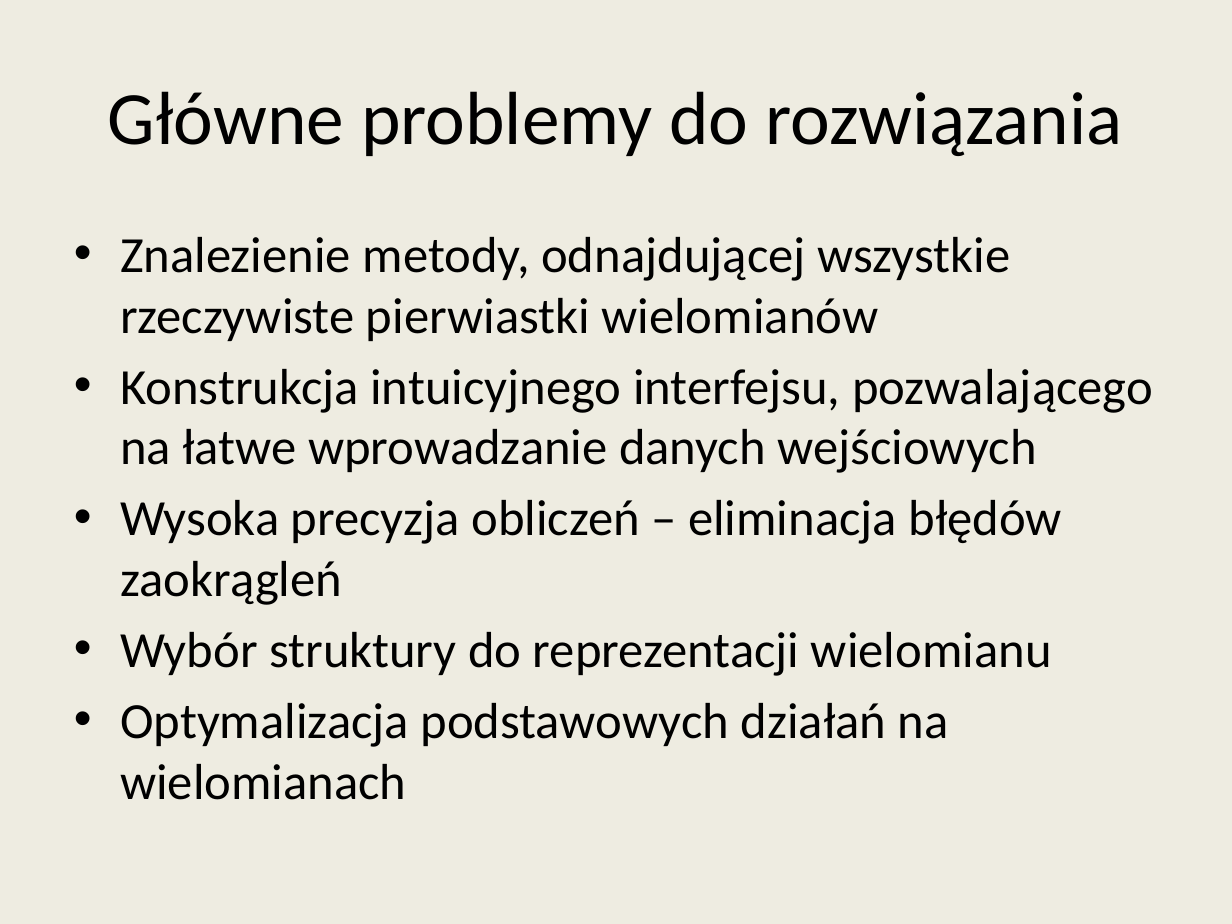
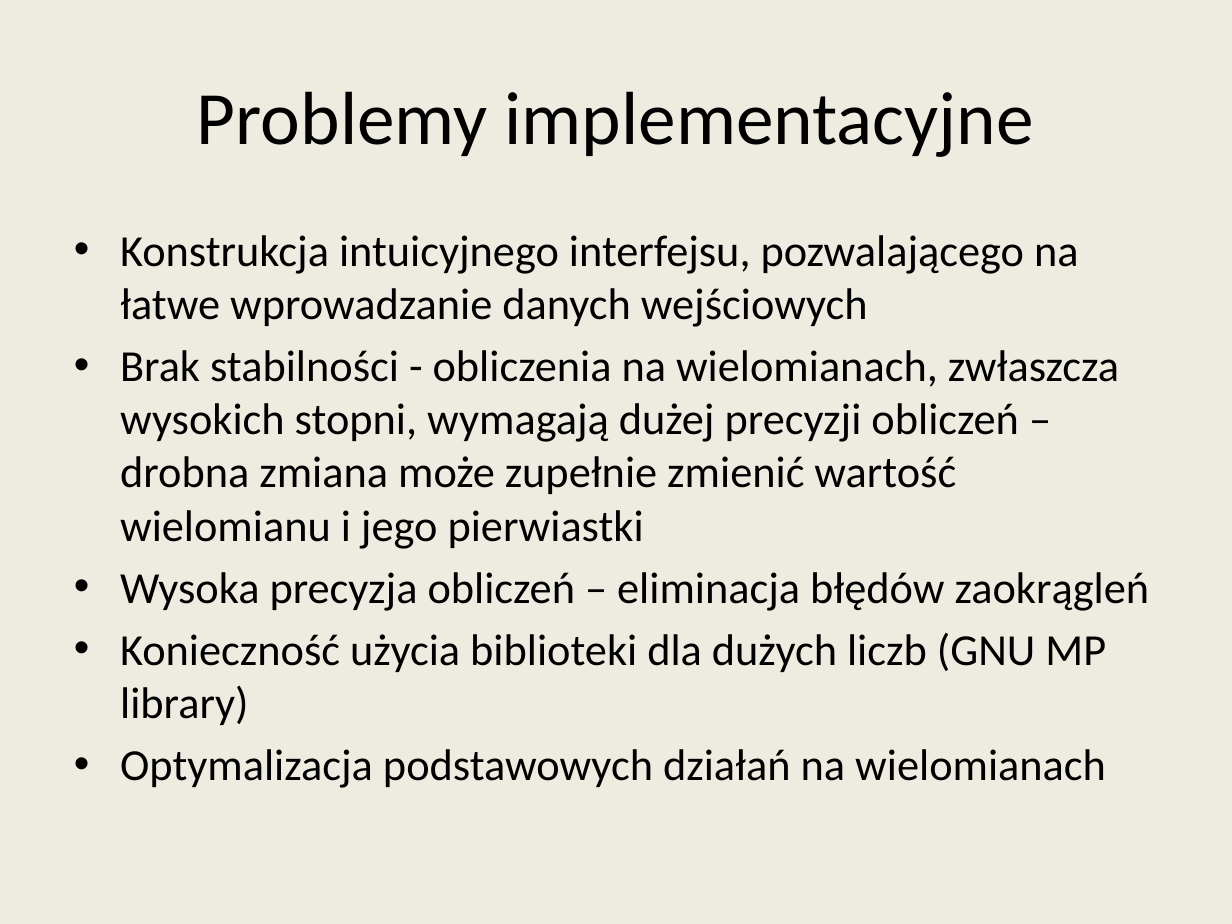
Before and after one commit to wojtekpas/PracaMagisterska, a slide deck: slide 6 of Praca/Seminarium/seminarium_prez2.pptx (slide 3 before the commit). Drawn at 1232x924 pixels with LibreOffice and Linux fonts; fonts in the diff are those of the drawing. Boxes give left, top, right and bottom in pixels: in the first picture for what was removed or moved away, otherwise in the second. Text is boxed around its words. In the diff, an @@ line names an element or a change of style, - is before the commit and + after.

```diff
--- a/Praca/Seminarium/seminarium_prez2.pptx
+++ b/Praca/Seminarium/seminarium_prez2.pptx
@@ title at [197,91,1034,157]: text changed @@
-Główne problemy do rozwiązania
+Problemy implementacyjne
@@ text at [120,237,1010,341]: paragraph removed @@
-• Znalezienie metody, odnajdującej wszystkie rzeczywiste pierwiastki wielomianów
@@ text at [120,235,1150,788]: size 29.6 to 25.9 pt in "Konstrukcja intuicyjnego interfejsu, pozwalającego na łatwe  ...", "Wysoka precyzja obliczeń – eliminacja błędów zaokrągleń", "Optymalizacja podstawowych działań na wielomianach" @@
@@ text at [120,350,1119,549]: paragraph added @@
+• Brak stabilności - obliczenia na wielomianach, zwłaszcza wysokich stopni, wymagają dużej precyzji obliczeń – drobna zmiana może zupełnie zmienić wartość wielomianu i jego pierwiastki
@@ text at [120,633,1106,725]: text changed; size 29.6 to 25.9 pt @@
-• Wybór struktury do reprezentacji wielomianu
+• Konieczność użycia biblioteki dla dużych liczb (GNU MP library)
```
Also in this commit, not shown: 2 other slides changed, 7 slides removed, 2 other files.
